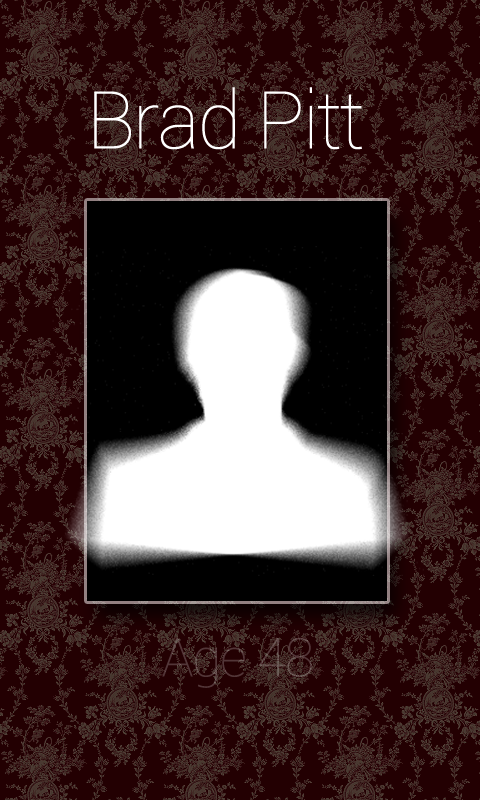
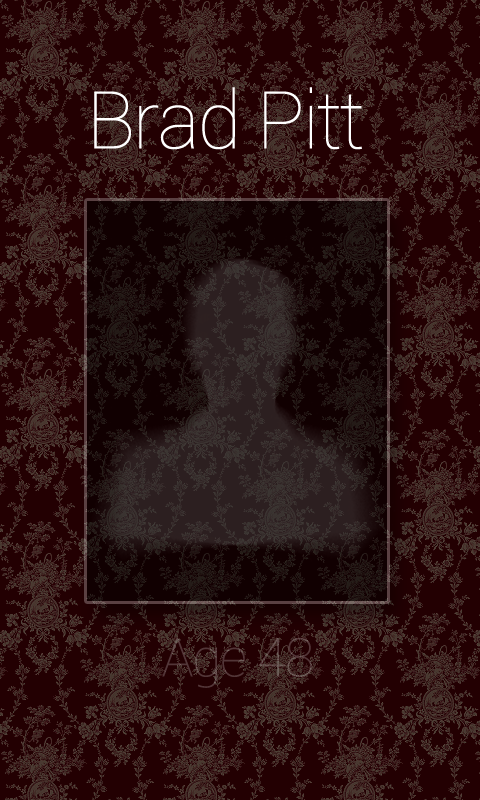
Layers edited between the first and the second w=480, h=800 image:
"No avatar": opacity 100% → 25%, painted on it over left=50, top=236, right=424, bottom=576
"Ebene 4": opacity 100% → 50% over left=87, top=201, right=387, bottom=601
